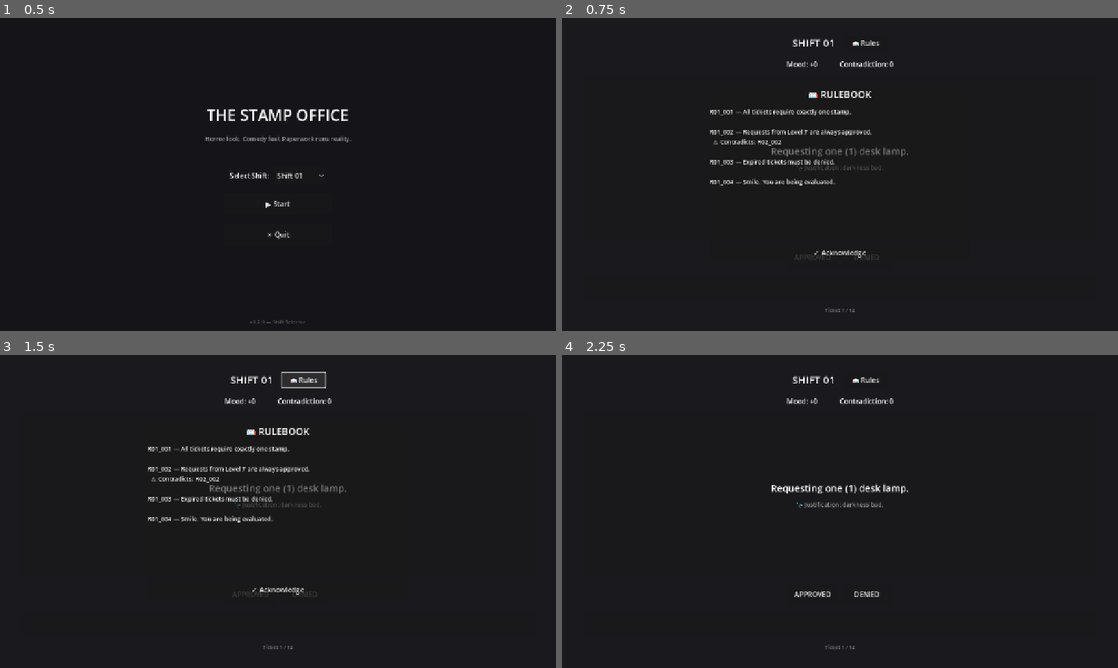
Above: before the commit, frames 1-4 (two rows, left to right).
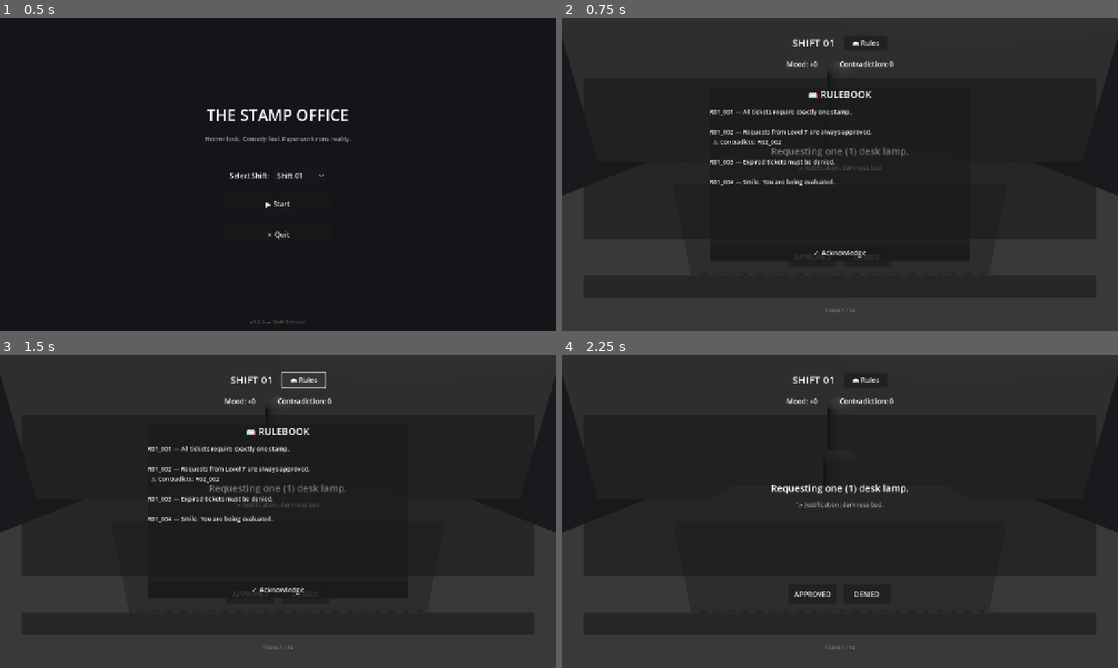
Above: after the commit, the same moments.

Repository: ThanhNguyxn/the-stamp-office
Game: Godot game, scene res://scenes/Main.tscn
Same seed, same stepped clock (60 frames per second), same inputs: the game is played once before the commit and once after it.
Inputs:
- Up to frame 1 (0.5 s): no input
- Up to frame 2 (0.75 s): click "▶ Start" at 0.5 s
- Up to frame 3 (1.5 s): click "📖 Rules" at 1.25 s
- Up to frame 4 (2.25 s): click "APPROVED" at 2 s

Frame 1 is identical in both runs. In frame 2, 18% of the frame differs, in the area x 0-100%, y 13-100%; in frame 3, 18%; in frame 4, 18%.

Commit message:
feat: add 3D office backdrop behind shift UI

Diff:
--- a/game/project.godot
+++ b/game/project.godot
@@ -13,7 +13,7 @@
 config/name="The Stamp Office"
 config/description="A 3D low-poly absurdist narrative job simulation where bureaucracy bends the fabric of existence."
 run/main_scene="res://scenes/Main.tscn"
-config/features=PackedStringArray("4.2", "Forward Plus")
+config/features=PackedStringArray("4.5", "Forward Plus")
 
 [autoload]
 
@@ -25,7 +25,3 @@
 window/size/viewport_width=1280
 window/size/viewport_height=720
 window/stretch/mode="canvas_items"
-
-[rendering]
-
-renderer/rendering_method="forward_plus"
--- /dev/null
+++ b/game/scenes/Office3D.tscn
@@ -0,0 +1,73 @@
+[gd_scene load_steps=9 format=3 uid="uid://coffice3dscene"]
+
+[ext_resource type="Script" path="res://scripts/Office3D.gd" id="1_office"]
+
+[sub_resource type="ProceduralSkyMaterial" id="ProceduralSkyMaterial_1"]
+sky_top_color = Color(0.05, 0.05, 0.08, 1)
+sky_horizon_color = Color(0.1, 0.1, 0.12, 1)
+ground_bottom_color = Color(0.05, 0.05, 0.06, 1)
+ground_horizon_color = Color(0.1, 0.1, 0.12, 1)
+
+[sub_resource type="Sky" id="Sky_1"]
+sky_material = SubResource("ProceduralSkyMaterial_1")
+
+[sub_resource type="Environment" id="Environment_1"]
+background_mode = 2
+sky = SubResource("Sky_1")
+ambient_light_color = Color(0.15, 0.15, 0.18, 1)
+ambient_light_energy = 0.3
+fog_enabled = true
+fog_light_color = Color(0.1, 0.1, 0.12, 1)
+fog_density = 0.02
+
+[sub_resource type="PlaneMesh" id="PlaneMesh_1"]
+size = Vector2(8, 6)
+
+[sub_resource type="BoxMesh" id="BoxMesh_desk"]
+size = Vector3(2.5, 0.8, 1.2)
+
+[sub_resource type="BoxMesh" id="BoxMesh_wall"]
+size = Vector3(10, 4, 0.2)
+
+[sub_resource type="CapsuleMesh" id="CapsuleMesh_clerk"]
+radius = 0.25
+height = 1.2
+
+[node name="Office3D" type="Node3D"]
+script = ExtResource("1_office")
+
+[node name="WorldEnvironment" type="WorldEnvironment" parent="."]
+environment = SubResource("Environment_1")
+
+[node name="DirectionalLight3D" type="DirectionalLight3D" parent="."]
+transform = Transform3D(0.866, -0.433, 0.25, 0, 0.5, 0.866, -0.5, -0.75, 0.433, 2, 3, 2)
+light_color = Color(0.9, 0.85, 0.75, 1)
+light_energy = 0.8
+shadow_enabled = true
+
+[node name="Camera3D" type="Camera3D" parent="."]
+transform = Transform3D(1, 0, 0, 0, 0.95, 0.31, 0, -0.31, 0.95, 0, 1.5, 3)
+fov = 60.0
+
+[node name="Floor" type="MeshInstance3D" parent="."]
+mesh = SubResource("PlaneMesh_1")
+
+[node name="FloorMaterial" type="StandardMaterial3D" parent="Floor"]
+
+[node name="Desk" type="MeshInstance3D" parent="."]
+transform = Transform3D(1, 0, 0, 0, 1, 0, 0, 0, 1, 0, 0.4, 0.5)
+mesh = SubResource("BoxMesh_desk")
+
+[node name="BackWall" type="MeshInstance3D" parent="."]
+transform = Transform3D(1, 0, 0, 0, 1, 0, 0, 0, 1, 0, 2, -2.5)
+mesh = SubResource("BoxMesh_wall")
+
+[node name="Clerk" type="Node3D" parent="."]
+transform = Transform3D(1, 0, 0, 0, 1, 0, 0, 0, 1, 0, 0.6, -1)
+
+[node name="Body" type="MeshInstance3D" parent="Clerk"]
+mesh = SubResource("CapsuleMesh_clerk")
+
+[node name="Head" type="MeshInstance3D" parent="Clerk"]
+transform = Transform3D(0.7, 0, 0, 0, 0.7, 0, 0, 0, 0.7, 0, 0.8, 0)
+mesh = SubResource("CapsuleMesh_clerk")
--- a/game/scenes/Shift.tscn
+++ b/game/scenes/Shift.tscn
@@ -1,6 +1,7 @@
-[gd_scene load_steps=2 format=3 uid="uid://cshiftscene001"]
+[gd_scene load_steps=3 format=3 uid="uid://cshiftscene001"]
 
 [ext_resource type="Script" path="res://scripts/Shift.gd" id="1_shift"]
+[ext_resource type="PackedScene" uid="uid://coffice3dscene" path="res://scenes/Office3D.tscn" id="2_office"]
 
 [node name="Shift" type="Control"]
 layout_mode = 3
@@ -11,12 +12,27 @@
 grow_vertical = 2
 script = ExtResource("1_shift")
 
-[node name="Background" type="ColorRect" parent="."]
+[node name="OfficeViewportContainer" type="SubViewportContainer" parent="."]
 layout_mode = 1
 anchors_preset = 15
 anchor_right = 1.0
 anchor_bottom = 1.0
-color = Color(0.1, 0.1, 0.12, 1)
+stretch = true
+
+[node name="OfficeViewport" type="SubViewport" parent="OfficeViewportContainer"]
+handle_input_locally = false
+size = Vector2i(1280, 720)
+render_target_update_mode = 4
+
+[node name="Office3D" parent="OfficeViewportContainer/OfficeViewport" instance=ExtResource("2_office")]
+
+[node name="Background" type="ColorRect" parent="."]
+modulate = Color(1, 1, 1, 0.85)
+layout_mode = 1
+anchors_preset = 15
+anchor_right = 1.0
+anchor_bottom = 1.0
+color = Color(0.1, 0.1, 0.12, 0.7)
 
 [node name="VBox" type="VBoxContainer" parent="."]
 layout_mode = 1
--- /dev/null
+++ b/game/scripts/Office3D.gd
@@ -0,0 +1,48 @@
+extends Node3D
+## Office3D - 3D office backdrop with clerk silhouette
+## Provides idle animation and tremor effects
+
+@onready var clerk: Node3D = $Clerk
+@onready var camera: Camera3D = $Camera3D
+@onready var light: DirectionalLight3D = $DirectionalLight3D
+
+var time: float = 0.0
+var clerk_base_y: float = 0.0
+var camera_base_pos: Vector3
+var light_base_energy: float = 1.0
+
+func _ready() -> void:
+	if clerk:
+		clerk_base_y = clerk.position.y
+	if camera:
+		camera_base_pos = camera.position
+	if light:
+		light_base_energy = light.light_energy
+
+func _process(delta: float) -> void:
+	time += delta
+
+	# Clerk idle bob - small vertical sway
+	if clerk:
+		clerk.position.y = clerk_base_y + sin(time * 1.5) * 0.03
+		clerk.rotation.y = sin(time * 0.8) * 0.02
+
+## Apply tremor effect - camera shake + light flicker
+func apply_tremor(intensity: float = 0.5, duration: float = 0.3) -> void:
+	if not camera or not light:
+		return
+
+	# Camera shake
+	var shake_tween = create_tween()
+	var shake_amount = intensity * 0.15
+	shake_tween.tween_property(camera, "position", camera_base_pos + Vector3(shake_amount, 0, 0), duration * 0.1)
+	shake_tween.tween_property(camera, "position", camera_base_pos + Vector3(-shake_amount, shake_amount * 0.5, 0), duration * 0.1)
+	shake_tween.tween_property(camera, "position", camera_base_pos + Vector3(shake_amount * 0.5, -shake_amount * 0.5, 0), duration * 0.1)
+	shake_tween.tween_property(camera, "position", camera_base_pos, duration * 0.1)
+
+	# Light flicker
+	var light_tween = create_tween()
+	light_tween.tween_property(light, "light_energy", light_base_energy * 0.3, duration * 0.15)
+	light_tween.tween_property(light, "light_energy", light_base_energy * 1.2, duration * 0.1)
+	light_tween.tween_property(light, "light_energy", light_base_energy * 0.5, duration * 0.1)
+	light_tween.tween_property(light, "light_energy", light_base_energy, duration * 0.15)
--- a/game/scripts/Shift.gd
+++ b/game/scripts/Shift.gd
@@ -1,5 +1,5 @@
 extends Control
-## Shift - Gameplay controller with rulebook popup and tremor effects
+## Shift - Gameplay controller with rulebook popup, tremor effects, and 3D backdrop
 
 # UI references
 @onready var background: ColorRect = $Background
@@ -20,6 +20,10 @@
 @onready var rules_text: Label = $RulebookPopup/VBox/Scroll/RulesText
 @onready var rulebook_close_button: Button = $RulebookPopup/VBox/RulebookCloseButton
 
+# 3D office reference (may be null if scene fails to load)
+@onready var office_viewport: SubViewport = $OfficeViewportContainer/OfficeViewport
+var office_3d: Node3D = null
+
 # Game state
 var shift_number: int = 1
 var tickets: Array = []
@@ -34,6 +38,10 @@
 	# Store original values for effects
 	original_bg_color = background.color
 	original_vbox_pos = vbox.position
+
+	# Get reference to Office3D scene (null-safe)
+	if office_viewport and office_viewport.get_child_count() > 0:
+		office_3d = office_viewport.get_child(0)
 
 	# Wire buttons
 	back_button.pressed.connect(_back)
@@ -150,11 +158,11 @@
 		toast.text = "⚠️ Invalid stamp"
 		busy = false
 
-## Play "reality tremor" effect - background flash + subtle shake
+## Play "reality tremor" effect - UI + 3D scene
 func _play_tremor() -> void:
 	# Flash background red briefly
 	var tween = create_tween()
-	tween.tween_property(background, "color", Color(0.4, 0.1, 0.1, 1), 0.1)
+	tween.tween_property(background, "color", Color(0.4, 0.1, 0.1, 0.9), 0.1)
 	tween.tween_property(background, "color", original_bg_color, 0.15)
 
 	# Shake the VBox slightly
@@ -165,6 +173,10 @@
 	shake_tween.tween_property(vbox, "position", original_vbox_pos + Vector2(3, 0), 0.03)
 	shake_tween.tween_property(vbox, "position", original_vbox_pos, 0.03)
 
+	# Also trigger 3D tremor (null-safe)
+	if office_3d and office_3d.has_method("apply_tremor"):
+		office_3d.apply_tremor(0.6, 0.3)
+
 ## Update meter display
 func _update_meters() -> void:
 	mood_value.text = "Mood: %+d" % mood
Not shown, added: game/scripts/DataLoader.gd.uid
Not shown, added: game/scripts/GameState.gd.uid
Not shown, added: game/scripts/Main.gd.uid
Not shown, added: game/scripts/Shift.gd.uid
Not shown, changed: game/README.md
